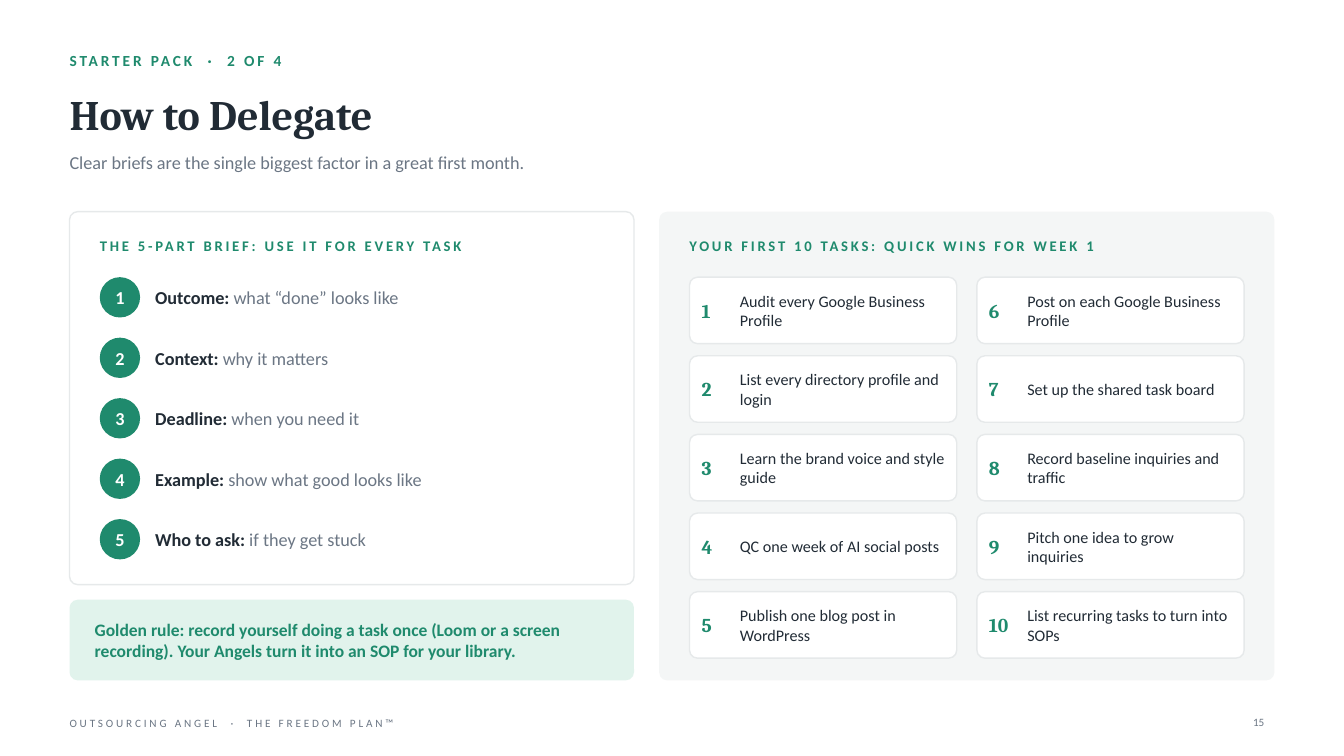
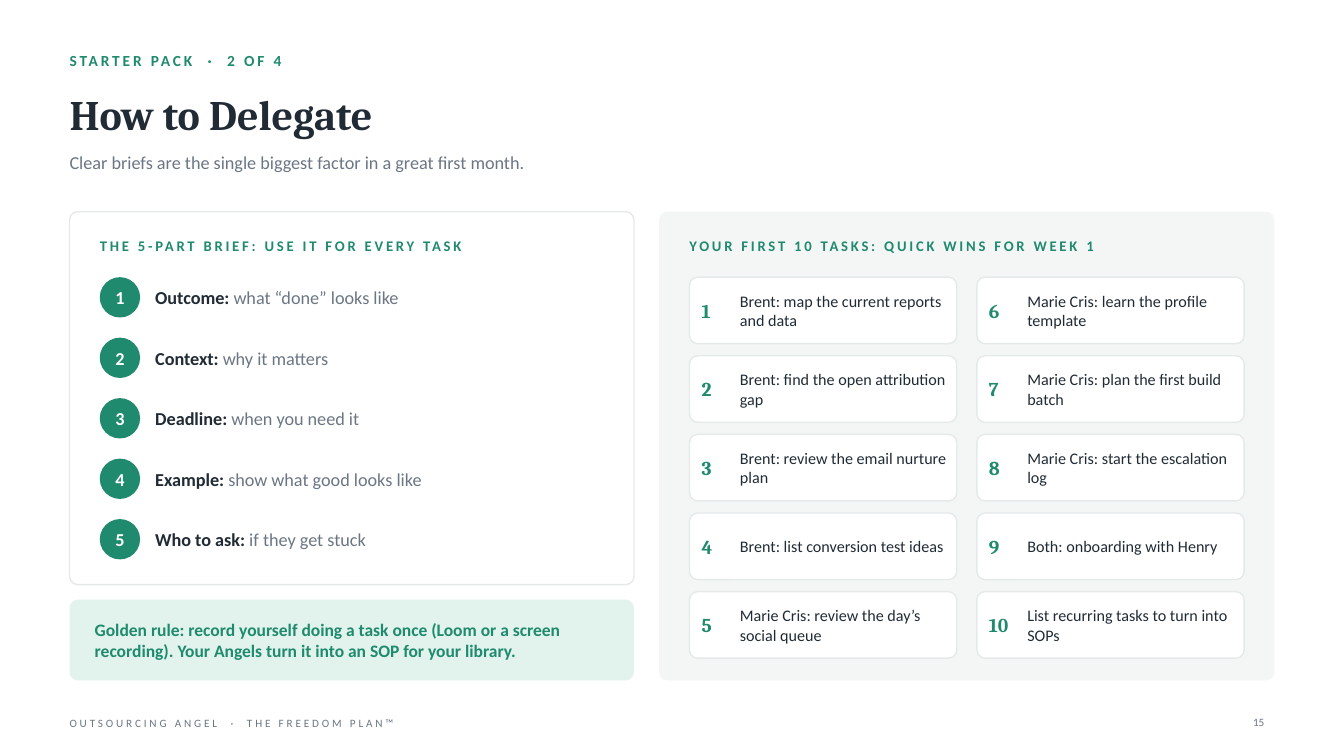
Before and after one commit to gail-gif/OA, a slide deck: slide 15 of Jennifer_Olivares_Freedom_Plan.pptx. Drawn at 1344x756 pixels with LibreOffice and Linux fonts; fonts in the diff are those of the drawing. Boxes give left, top, right and bottom in pixels: in the first picture for what was removed or moved away, otherwise in the second. Text is boxed around its words. In the diff, an @@ line names an element or a change of style, - is before the commit and + after.

```diff
--- a/Jennifer_Olivares_Freedom_Plan.pptx
+++ b/Jennifer_Olivares_Freedom_Plan.pptx
@@ text at [740, 295, 942, 326]: text changed @@
-Audit every Google Business Profile
+Brent: map the current reports and data
@@ text at [1027, 295, 1208, 329]: text changed @@
-Post on each Google Business Profile
+Marie Cris: learn the profile template
@@ text at [740, 373, 945, 408]: text changed @@
-List every directory profile and login
+Brent: find the open attribution gap
@@ text at [1027, 374, 1221, 405]: text changed @@
-Set up the shared task board
+Marie Cris: plan the first build batch
@@ text at [740, 452, 946, 486]: text changed @@
-Learn the brand voice and style guide
+Brent: review the email nurture plan
@@ text at [1027, 452, 1227, 486]: text changed @@
-Record baseline inquiries and traffic
+Marie Cris: start the escalation log
@@ text at [740, 540, 943, 552]: text changed @@
-QC one week of AI social posts
+Brent: list conversion test ideas
@@ text at [1027, 540, 1218, 555]: text changed @@
-Pitch one idea to grow inquiries
+Both: onboarding with Henry
@@ text at [740, 610, 920, 644]: text changed @@
-Publish one blog post in WordPress
+Marie Cris: review the day’s social queue
```
Also in this commit, not shown: 27 other slides changed, 6 other files.
